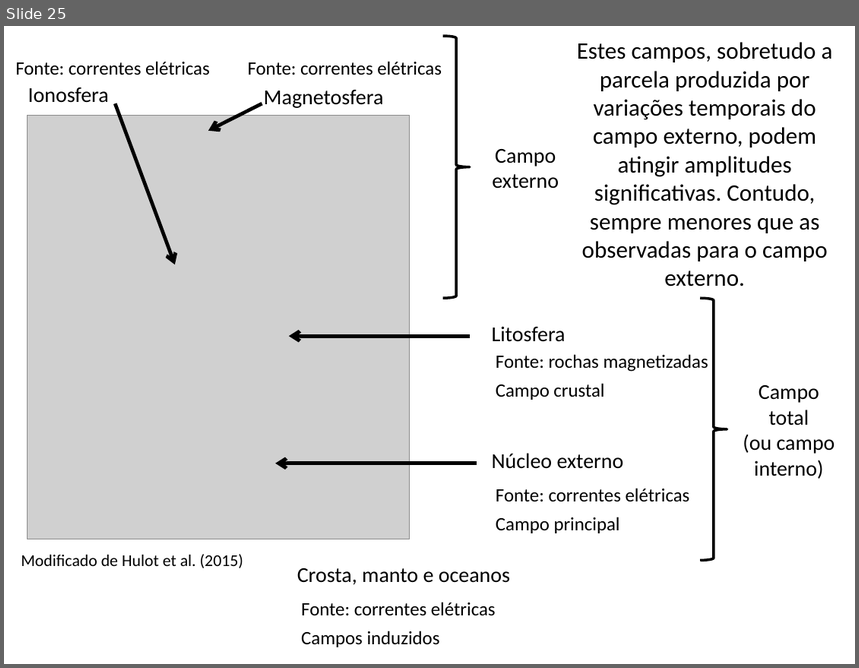
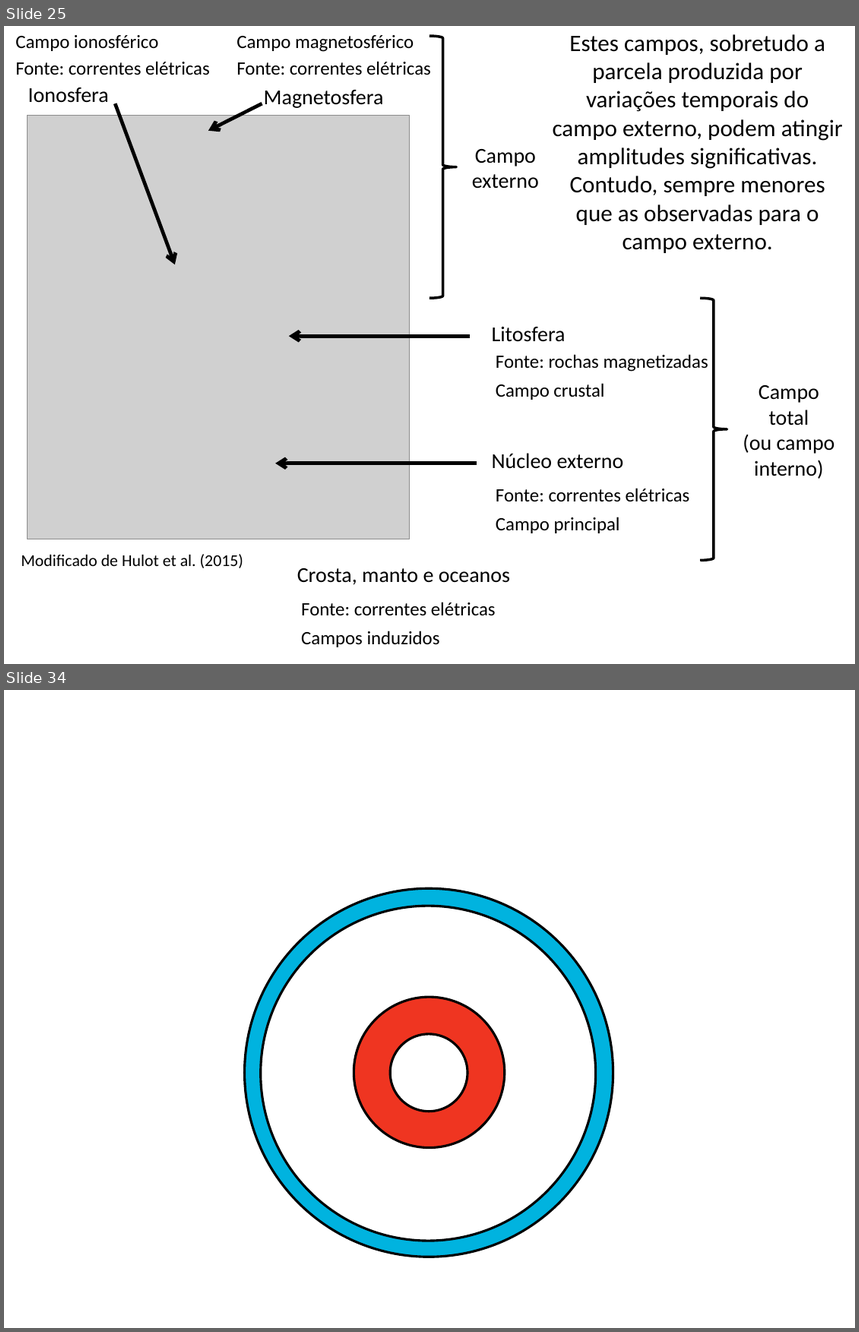
Before and after one commit to pinga-lab/CE-VII-SimBGf-2016, a slide deck: slides/4_anomalia_campo_total.pptx. Shown one above the other, each under a label of ours: slide 25 before the commit, slides 25 and 34 after it; the slides between them are not shown. The pictures are 859x668 and 859x1332 pixels, drawn with LibreOffice and Linux fonts; fonts in the diff are those of the drawing; grey boxes stand for pictures. Boxes give left, top, right and bottom in pixels: in the first picture for what was removed or moved away, otherwise in the second. Text is boxed around its words. In the diff, an @@ line names an element or a change of style, - is before the commit and + after.

Commit message:
descricao qualitativa da anomalia de campo total

```diff
--- a/slides/4_anomalia_campo_total.pptx
+++ b/slides/4_anomalia_campo_total.pptx
@@ slide 34 added at box(4, 690, 855, 1328), background #FFFFFF @@
@@ ellipse added at box(245, 888, 614, 1257), fill #00B3DF, outline #000000 2 pt @@
@@ ellipse added at box(261, 906, 597, 1242), fill #FFFFFF, outline #000000 2 pt @@
@@ ellipse added at box(354, 997, 505, 1148), fill #EF3521, outline #000000 2 pt @@
@@ ellipse added at box(390, 1034, 468, 1111), fill #FFFFFF, outline #000000 2 pt @@
@@ slide 25 changed as well @@
@@ text added at box(15, 35, 158, 51), 16 pt, text #000000 @@
+Campo ionosférico
@@ text added at box(237, 35, 414, 52), 16 pt, text #000000 @@
+Campo magnetosférico
@@ right brace: place and size @@
-right brace at box(443, 36, 470, 298)
+right brace at box(430, 36, 456, 298)
@@ text "Estes campos, sobretudo a parcela ..." rewrapped from box(577, 42, 833, 287) to box(553, 34, 843, 253) @@
@@ text "Fonte: correntes elétricas": place and size @@
-text "Fonte: correntes elétricas" at box(248, 61, 442, 75)
+text "Fonte: correntes elétricas" at box(237, 61, 431, 75)
@@ text "Campo": place and size @@
-text "Campo" at box(492, 149, 559, 189)
+text "Campo" at box(472, 149, 539, 189)
```
Also in this commit, not shown: 8 other slides changed, 53 other slides added, 2 other files.
